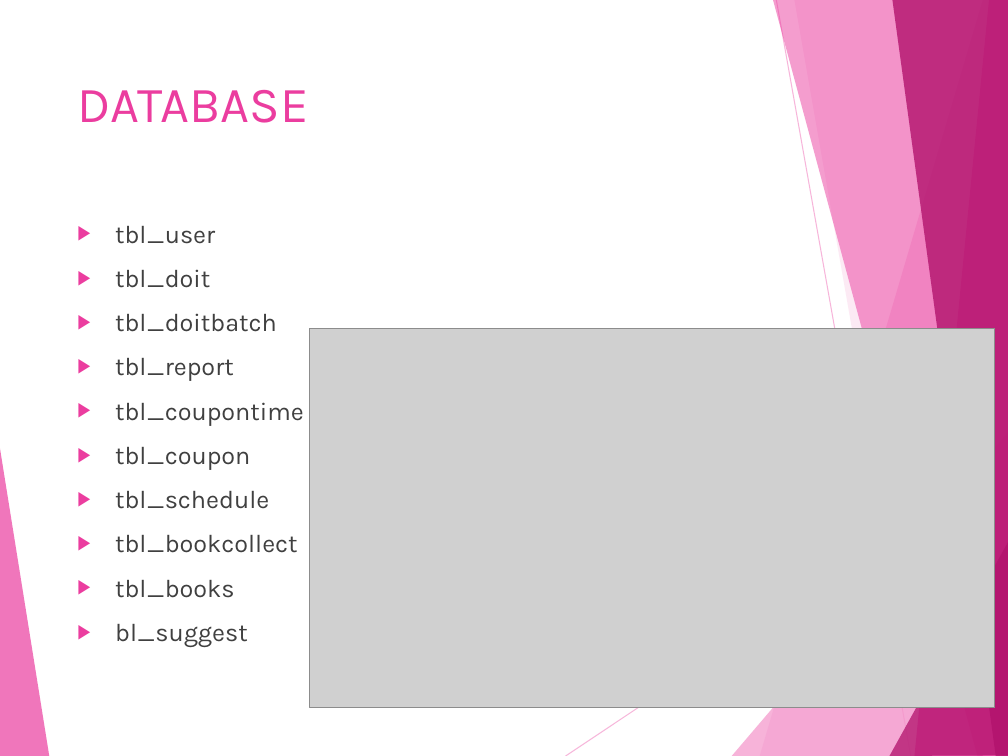
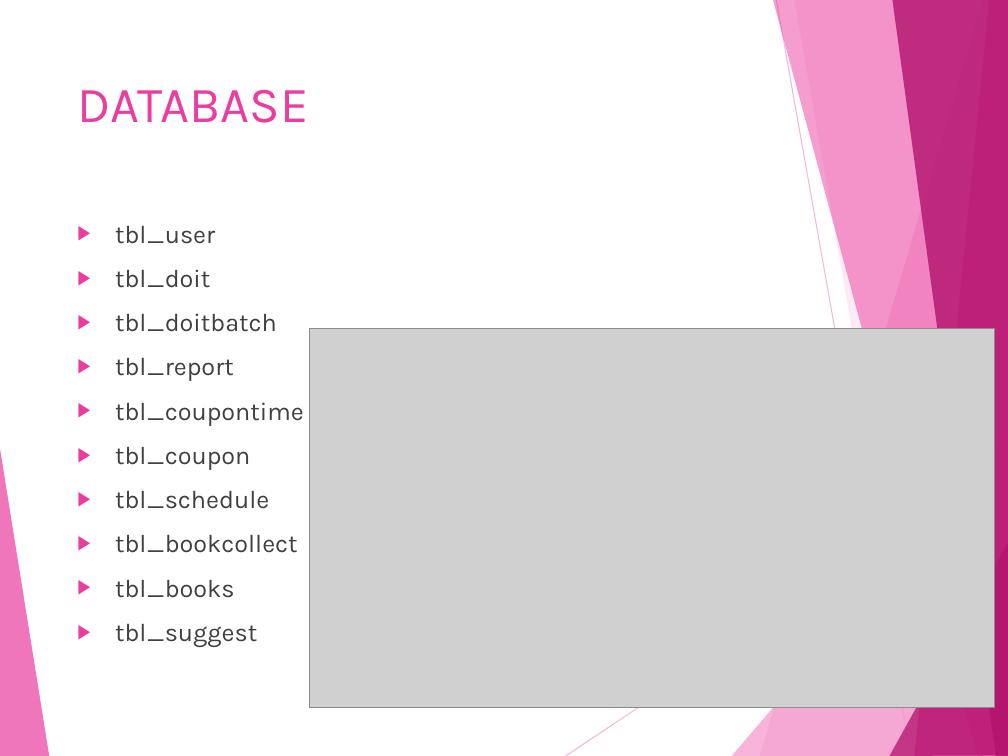
Before and after one commit to esjang67/shome_f, a slide deck: slide 8 of [v1] Sweet home.pptx. Drawn at 1008x756 pixels with LibreOffice and Linux fonts; fonts in the diff are those of the drawing; grey boxes stand for pictures. Boxes give left, top, right and bottom in pixels: in the first picture for what was removed or moved away, otherwise in the second. Text is boxed around its words. In the diff, an @@ line names an element or a change of style, - is before the commit and + after.

```diff
--- a/[v1] Sweet home.pptx
+++ b/[v1] Sweet home.pptx
@@ text at <box>115,624,257,647</box>: text changed @@
-▶ bl_suggest
+▶ tbl_suggest
```
Also in this commit, not shown: 3 other files.
